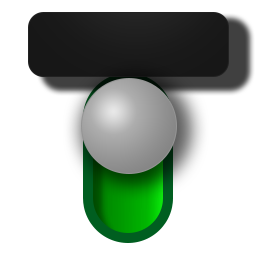
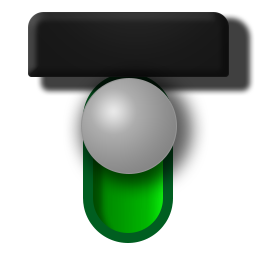
Layers edited between the first and the second 256x256 image:
painted on "Rectangle 1" over [28, 62, 229, 77]
